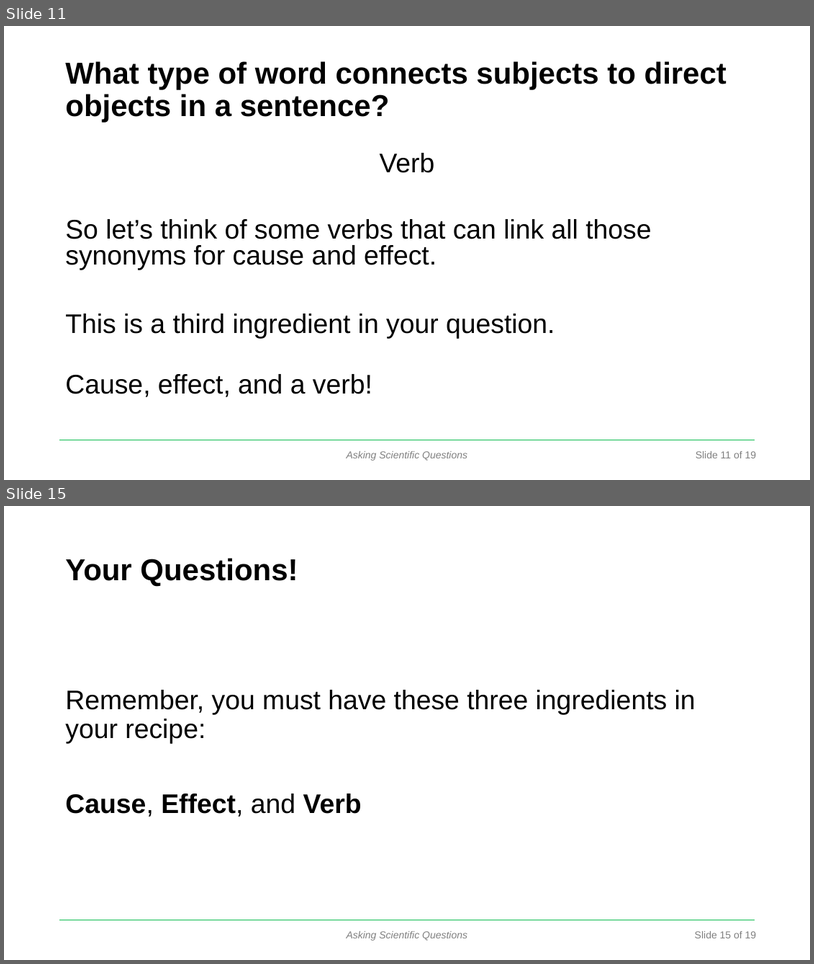
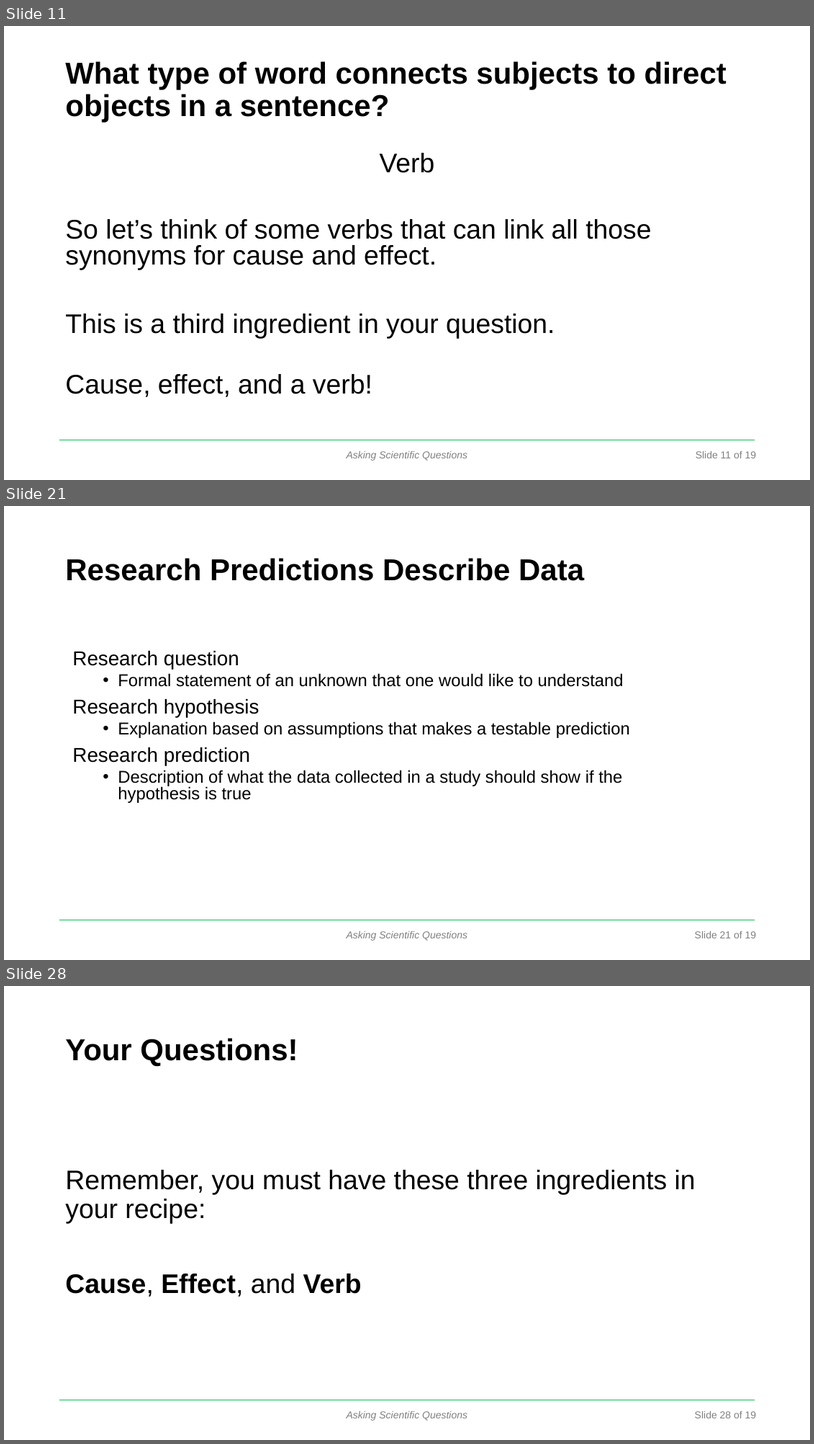
Before and after one commit to DataInvestigations/class_materials, a slide deck: lectures/le2_ask a question lecture/AskingQuestions-ppt-act.pptx. Shown one above the other, each under a label of ours: slides 11 and 15 before the commit, slides 11, 21 and 28 after it; the slides between them are not shown. The pictures are 814x964 and 814x1444 pixels, drawn with LibreOffice and Linux fonts; fonts in the diff are those of the drawing; background and template pictures are left out. Boxes give left, top, right and bottom in pixels: in the first picture for what was removed or moved away, otherwise in the second. Text is boxed around its words. In the diff, an @@ line names an element or a change of style, - is before the commit and + after.

```diff
--- a/lectures/le2_ask a question lecture/AskingQuestions-ppt-act.pptx
+++ b/lectures/le2_ask a question lecture/AskingQuestions-ppt-act.pptx
@@ slide 21 added at (4,506,810,960), background #FFFFFF; not listed: 3 template elements that a slide beside it also shows @@
@@ title added at (65,558,584,581), 36 pt, text #000000, bold @@
+Research Predictions Describe Data
@@ text added at (72,651,630,803), 20.4 pt, text #000000 @@
+Research question
+  • Formal statement of an unknown that one would like to understand
+Research hypothesis
+  • Explanation based on assumptions that makes a testable prediction
+Research prediction
+  • Description of what the data collected in a study should show if the hypothesis is true
@@ what was slide 15 is now slide 28 @@
@@ text at (695,1411,757,1418): text changed @@
-Slide 15 of 19
+Slide 28 of 19
```
Also in this commit, not shown: 1 slide changed, 12 other slides added, 39 other files.
